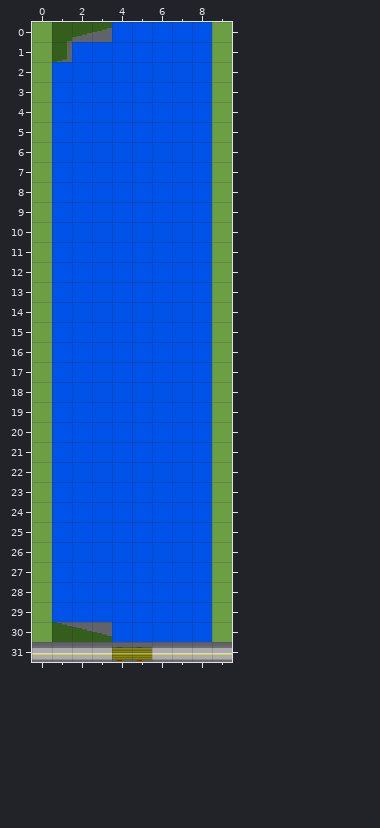
One commit to this Tiled map: base/bin/data/maps/river_raid_base.tmx. Above, as it was before the edit.
Cells are 32x32 px. Shown: x 0..9, y 0..31.
Once edited:
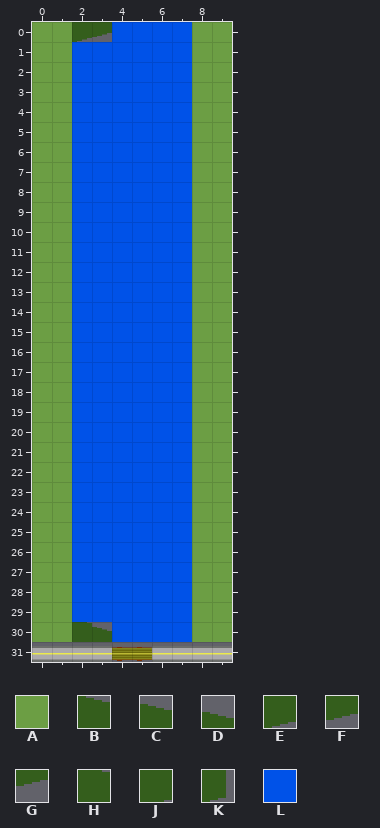
Key: from "river_raid_tiles": A 0, B 1, C 2, D 3, E 4, F 5, G 6, H 9, J 11, K 12, L 31.
_ is an empty cell, . an unchanged one.
What changed:
--- layer "Camada de Tiles 1"
@@ x 1..8 @@
- 0 JFG....L
- 1 K......L
- 2 L......L
- 3 L......L
- 4 L......L
- 5 L......L
- 6 L......L
- 7 L......L
- 8 L......L
- 9 L......L
-10 L......L
-11 L......L
-12 L......L
-13 L......L
-14 L......L
-15 L......L
-16 L......L
-17 L......L
-18 L......L
-19 L......L
-20 L......L
-21 L......L
-22 L......L
-23 L......L
-24 L......L
-25 L......L
-26 L......L
-27 L......L
-28 L......L
-29 L......L
-30 BCD....L
+ 0 AEF....A
+ 1 A......A
+ 2 A......A
+ 3 A......A
+ 4 A......A
+ 5 A......A
+ 6 A......A
+ 7 A......A
+ 8 A......A
+ 9 A......A
+10 A......A
+11 A......A
+12 A......A
+13 A......A
+14 A......A
+15 A......A
+16 A......A
+17 A......A
+18 A......A
+19 A......A
+20 A......A
+21 A......A
+22 A......A
+23 A......A
+24 A......A
+25 A......A
+26 A......A
+27 A......A
+28 A......A
+29 A......A
+30 AHC....A
